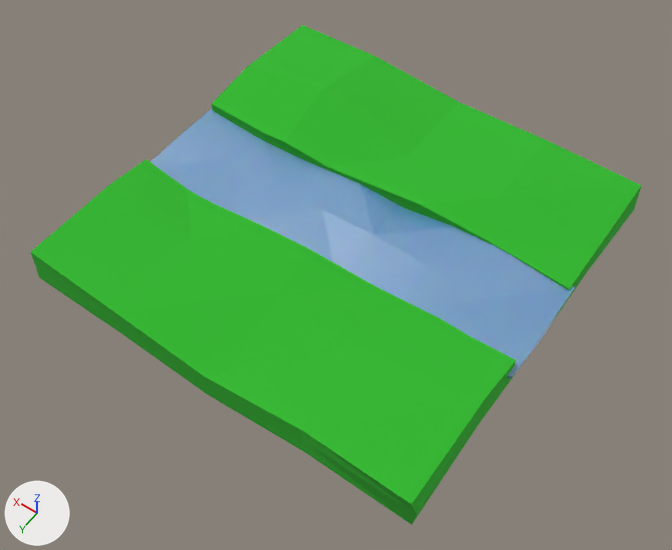
The Blender file 3d_models/square_island.blend: old version first, new version second.
The view is the same before and after, from a 50 mm camera at (-6.66, 9.63, 14.3) aimed at (-0.4, 0.88, 0.54). Lighting does not change. The marker at lower left points along +X, +Y and +Z.
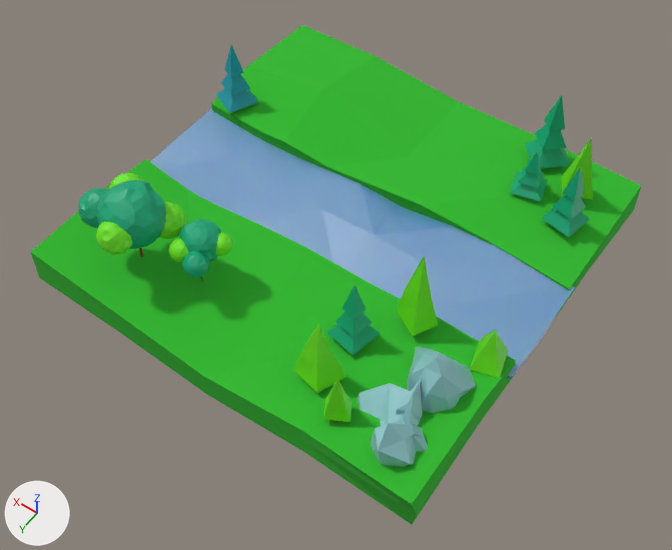
Pixel boxes (x1, y1, x2, y2) of what changed, in the pictures (672 x 550 px):
'Icosphere.007', added (green): after (78, 173, 186, 257)
'Icosphere.003', added (cyan): after (407, 347, 476, 413)
'Icosphere.004', added (green): after (168, 219, 233, 281)
'Icosphere', added (cyan): after (370, 423, 427, 467)
'Cube.006', added (green): after (294, 323, 347, 393)
'Cube.007', added (green): after (397, 256, 438, 336)
'Cube.010', added (green): after (327, 285, 380, 355)
'Cube.004', added (green): after (524, 95, 570, 168)
'Cube.003', added (green): after (542, 168, 590, 237)
'Icosphere.002', added (cyan): after (357, 383, 410, 426)
'Cube.011', added (cyan): after (216, 45, 258, 113)
'Cube.008', added (green): after (469, 330, 508, 378)
'Cube.005', added (green): after (510, 151, 548, 201)
'Cube.002', added (green): after (561, 138, 593, 199)
'Cube.009', added (green): after (323, 378, 352, 422)
'Icosphere.001', added (cyan): after (396, 380, 422, 425)

What changed in the scene script:
```text
Add ob_icosphere_004:
    ob_icosphere_004 = bpy.data.objects.new('Icosphere.004', me_icosphere_009)  # 840 vertices, 1629 faces; spans x -1.8..3.47, y -4.04..1.05, z -6.53..1.93; in mat_material_003 (green #6de719), mat_material_004 (green #06a676), mat_material_006 (brown #854400)
    ob_icosphere_004.location = (0.92, 2.44, 2.03)
    ob_icosphere_004.rotation_euler = (0.0609, -0.197, 1.719)  # degrees (3.5, -11, 98)
    ob_icosphere_004.scale = (0.205, 0.205, 0.205)
Add ob_icosphere_007:
    ob_icosphere_007 = bpy.data.objects.new('Icosphere.007', me_icosphere_009.copy())
    ob_icosphere_007.location = (2.26, 3.51, 2.37)
    ob_icosphere_007.rotation_euler = (0.0609, -0.197, -0.106)  # degrees (3.5, -11, -6.1)
    ob_icosphere_007.scale = (0.315, 0.315, 0.315)
Add ob_cube_011:
    ob_cube_011 = bpy.data.objects.new('Cube.011', me_cube_011)  # 32 vertices, 30 faces; spans x -4.1..3.8, y -3.9..4.0, z -1.0..17.7; in mat_material_007 (cyan #0f99a6), mat_material_006 (brown #854400)
    ob_cube_011.location = (3.64, -1.25, 1.18)
    ob_cube_011.rotation_euler = (0.0, 0.0, -0.42)  # degrees (0, 0, -24)
    ob_cube_011.scale = (0.0835, 0.0835, 0.0836)
Add ob_cube_010:
    ob_cube_010 = bpy.data.objects.new('Cube.010', me_cube_010)  # 32 vertices, 30 faces; spans x -4.1..3.8, y -3.9..4.0, z -1.0..17.7; in mat_material_004 (green #06a676), mat_material (orange #e7894b)
    ob_cube_010.location = (-1.65, 2.11, 1.04)
    ob_cube_010.rotation_euler = (0.0, 0.0, -0.195)  # degrees (0, 0, -11)
    ob_cube_010.scale = (0.0815, 0.0815, 0.0815)
Add ob_cube_009:
    ob_cube_009 = bpy.data.objects.new('Cube.009', me_cube_009)  # 28 vertices, 46 faces; spans x -2.49..1.92, y -2.03..1.8, z -0.79..10.96; in mat_material_003 (green #6de719), mat_material (orange #e7894b)
    ob_cube_009.location = (-2.35, 3.6, 1.21)
    ob_cube_009.rotation_euler = (0.0, 0.0, 0.505)  # degrees (0, 0, 29)
    ob_cube_009.scale = (0.0987, 0.0987, 0.0987)
Add ob_cube_008:
    ob_cube_008 = bpy.data.objects.new('Cube.008', me_cube_009.copy())
    ob_cube_008.location = (-3.79, 1.22, 1.06)
    ob_cube_008.rotation_euler = (0.0, 0.0, -1.32)  # degrees (0, 0, -76)
    ob_cube_008.scale = (0.134, 0.134, 0.0875)
Add ob_cube_007:
    ob_cube_007 = bpy.data.objects.new('Cube.007', me_cube_009.copy())
    ob_cube_007.location = (-2.34, 1.23, 0.98)
    ob_cube_007.rotation_euler = (0.0, 0.0, -0.511)  # degrees (0, 0, -29)
    ob_cube_007.scale = (0.134, 0.134, 0.172)
Add ob_cube_006:
    ob_cube_006 = bpy.data.objects.new('Cube.006', me_cube_006)  # 28 vertices, 46 faces; spans x -2.32..1.75, y -2.0..2.26, z -0.79..10.89; in mat_material_003 (green #6de719), mat_material (orange #e7894b)
    ob_cube_006.location = (-1.67, 3.1, 1.05)
    ob_cube_006.rotation_euler = (0.0, 0.0, -0.336)  # degrees (0, 0, -19)
    ob_cube_006.scale = (0.149, 0.149, 0.149)
Add ob_icosphere_003:
    ob_icosphere_003 = bpy.data.objects.new('Icosphere.003', me_icosphere_003)  # 42 vertices, 80 faces; spans x -1.81..1.33, y -0.98..2.21, z -1.0..1.0; in mat_material_005 (cyan #8fc6ca)
    ob_icosphere_003.location = (-3.36, 2.37, 1.18)
    ob_icosphere_003.scale = (-0.416, -0.416, -1.04)
Add ob_icosphere_002:
    ob_icosphere_002 = bpy.data.objects.new('Icosphere.002', me_icosphere_002)  # 42 vertices, 80 faces; spans x -1.6..3.24, y -4.01..0.81, z -1.93..2.42; in mat_material_005 (cyan #8fc6ca)
    ob_icosphere_002.location = (-3.38, 2.81, 0.99)
    ob_icosphere_002.rotation_euler = (0.0, 0.0, -1.636)  # degrees (0, 0, -94)
    ob_icosphere_002.scale = (-0.348, -0.348, -0.348)
Add ob_icosphere_001:
    ob_icosphere_001 = bpy.data.objects.new('Icosphere.001', me_icosphere_001)  # 42 vertices, 80 faces; spans x -3.92..1.61, y -1.71..1.09, z -3.71..2.39; in mat_material_005 (cyan #8fc6ca)
    ob_icosphere_001.location = (-3.42, 3.07, 1.32)
    ob_icosphere_001.rotation_euler = (0.0, 0.0, -1.32)  # degrees (0, 0, -76)
    ob_icosphere_001.scale = (-0.146, -0.146, -0.146)
Add ob_icosphere:
    ob_icosphere = bpy.data.objects.new('Icosphere', me_icosphere)  # 42 vertices, 80 faces; spans x -1.6..2.02, y -2.92..0.81, z -3.6..2.4; in mat_material_005 (cyan #8fc6ca)
    ob_icosphere.location = (-3.29, 3.38, 1.31)
    ob_icosphere.rotation_euler = (0.0, 0.0, 0.741)  # degrees (0, 0, 42)
    ob_icosphere.scale = (-0.249, -0.249, -0.249)
Add ob_cube_005:
    ob_cube_005 = bpy.data.objects.new('Cube.005', me_cube_005)  # 32 vertices, 30 faces; spans x -4.1..3.8, y -3.9..4.0, z -1.0..17.7; in mat_material_004 (green #06a676), mat_material (orange #e7894b)
    ob_cube_005.location = (-2.46, -2.62, 1.13)
    ob_cube_005.rotation_euler = (0.0, 0.0, 0.263)  # degrees (0, 0, 15)
    ob_cube_005.scale = (0.077, 0.077, 0.0568)
Add ob_cube_004:
    ob_cube_004 = bpy.data.objects.new('Cube.004', me_cube_004)  # 32 vertices, 30 faces; spans x -4.1..3.8, y -3.9..4.0, z -1.0..17.7; in mat_material_004 (green #06a676), mat_material (orange #e7894b)
    ob_cube_004.location = (-2.34, -3.6, 1.09)
    ob_cube_004.rotation_euler = (0.0, 0.0, -0.808)  # degrees (0, 0, -46)
    ob_cube_004.scale = (0.0923, 0.0923, 0.0923)
Add ob_cube_003:
    ob_cube_003 = bpy.data.objects.new('Cube.003', me_cube_003)  # 32 vertices, 30 faces; spans x -4.1..3.8, y -3.9..4.0, z -1.0..17.7; in mat_material_004 (green #06a676), mat_material (orange #e7894b)
    ob_cube_003.location = (-3.41, -2.31, 1.06)
    ob_cube_003.rotation_euler = (0.0, 0.0, -0.195)  # degrees (0, 0, -11)
    ob_cube_003.scale = (0.0815, 0.0815, 0.0815)
Add ob_cube_002:
    ob_cube_002 = bpy.data.objects.new('Cube.002', me_cube_009.copy())
    ob_cube_002.location = (-3.23, -3.03, 1.11)
    ob_cube_002.rotation_euler = (0.0, 0.0, 0.477)  # degrees (0, 0, 27)
    ob_cube_002.scale = (0.134, 0.134, 0.134)
```
